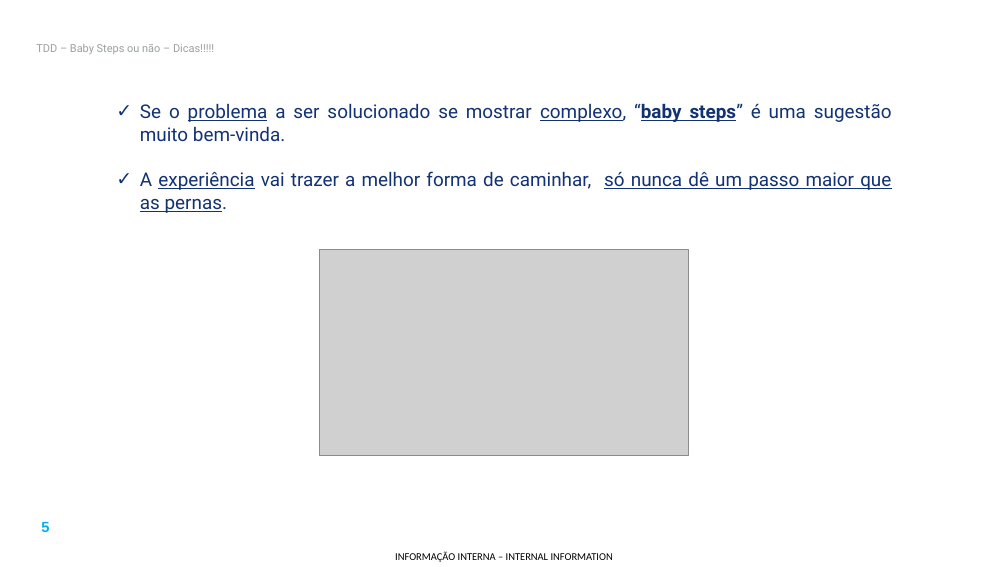
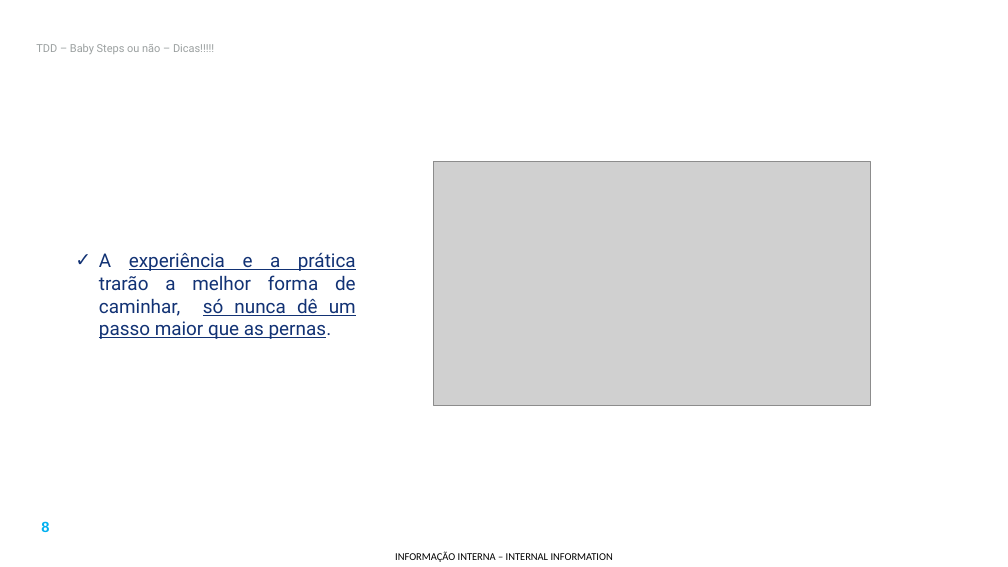
Before and after one commit to phkolbe/hello-world, a slide deck: slide 8 of presentations/11 - TDD - Baby steps ou nao.pptx (slide 5 before the commit). Drawn at 1008x567 pixels with LibreOffice and Linux fonts; fonts in the diff are those of the drawing; grey boxes stand for pictures; background and template pictures are left out. Boxes give left, top, right and bottom in pixels: in the first picture for what was removed or moved away, otherwise in the second. Text is boxed around its words. In the diff, an @@ line names an element or a change of style, - is before the commit and + after.

```diff
--- a/presentations/11 - TDD - Baby steps ou nao.pptx
+++ b/presentations/11 - TDD - Baby steps ou nao.pptx
@@ picture: place and size @@
-picture at [320,250,689,456]
+picture at [434,162,871,405]
@@ text at [99,252,356,339]: text changed @@
-✓ Se o problema a ser solucionado se mostrar complexo, “baby steps” é uma sugestão muito bem-vinda.
-✓ A experiência vai trazer a melhor forma de caminhar, só nunca dê um passo maior que as pernas.
+✓ A experiência e a prática trarão a melhor forma de caminhar, só nunca dê um passo maior que as pernas.
@@ page number at [41,520,49,535]: text changed @@
-5
+8
```
Also in this commit, not shown: 4 other slides changed, 3 slides added, 23 other files.
